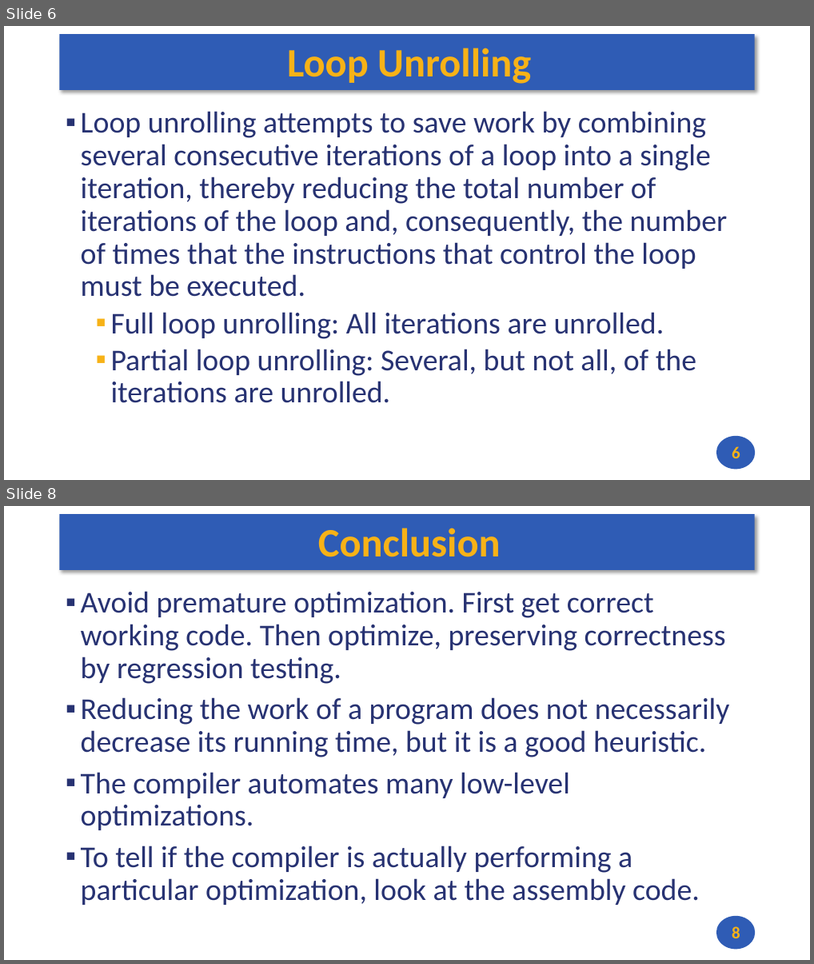
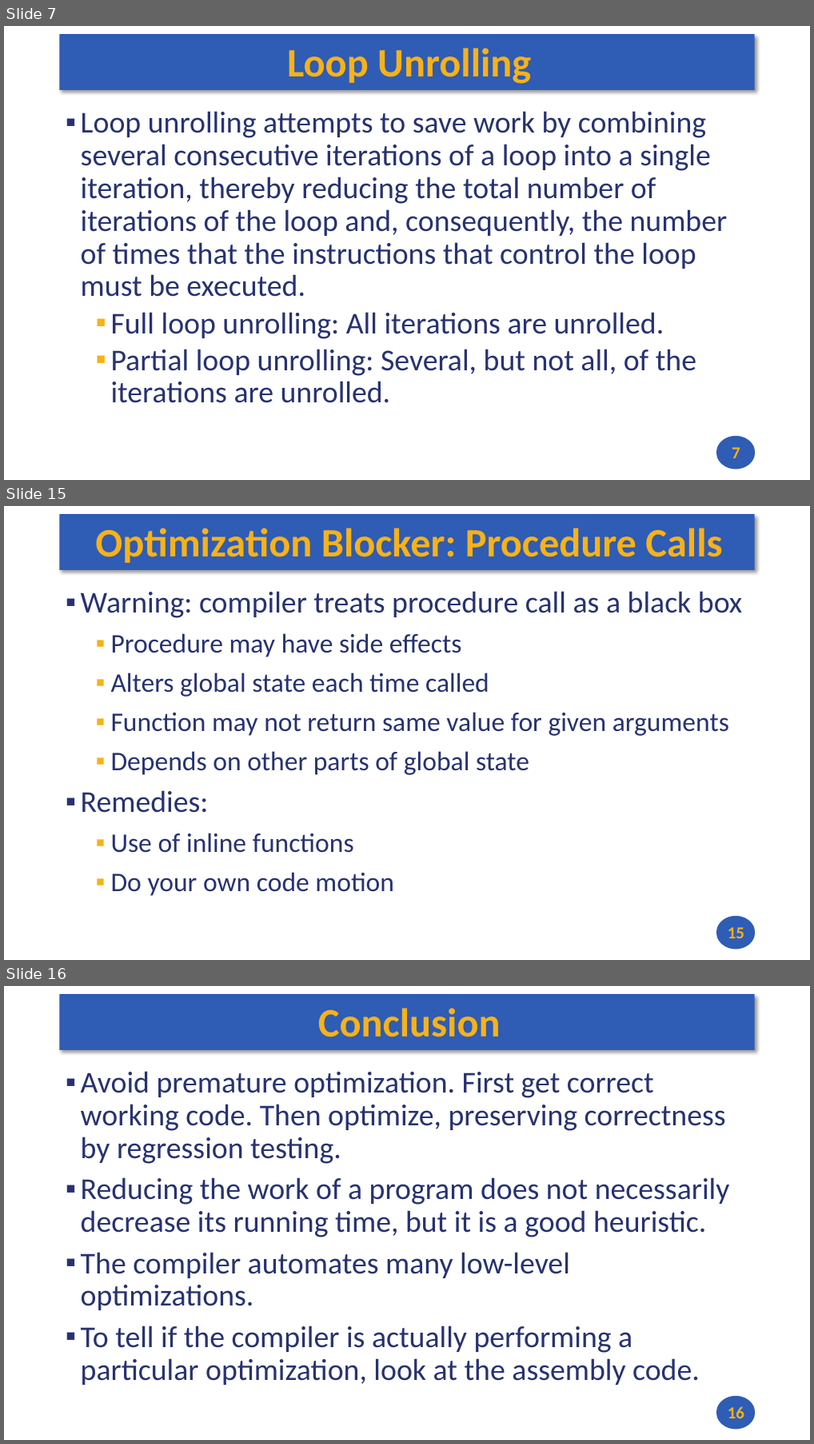
Before and after one commit to andrewt0301/hse-acos-course, a slide deck: docs/part1ca/15_Optimize/CA_Lecture_15.pptx. Shown one above the other, each under a label of ours: slides 6 and 8 before the commit, slides 7, 15 and 16 after it; the slides between them are not shown. The pictures are 814x964 and 814x1444 pixels, drawn with LibreOffice and Linux fonts; fonts in the diff are those of the drawing. Boxes give left, top, right and bottom in pixels: in the first picture for what was removed or moved away, otherwise in the second. Text is boxed around its words. In the diff, an @@ line names an element or a change of style, - is before the commit and + after.

```diff
--- a/docs/part1ca/15_Optimize/CA_Lecture_15.pptx
+++ b/docs/part1ca/15_Optimize/CA_Lecture_15.pptx
@@ slide 15 added at <box>4,506,810,960</box>, background #FFFFFF; not listed: 2 template elements that a slide beside it also shows @@
@@ title added at <box>95,528,722,563</box>, 48 pt, text #F7B217, bold @@
+Optimization Blocker: Procedure Calls
@@ text added at <box>81,591,742,896</box>, 32 pt, text #273272 @@
+▪ Warning: compiler treats procedure call as a black box
+  ▪ Procedure may have side effects
+  ▪ Alters global state each time called
+  ▪ Function may not return same value for given arguments
+  ▪ Depends on other parts of global state
+▪ Remedies:
+  ▪ Use of inline functions
+  ▪ Do your own code motion
@@ page number added at <box>728,927,745,938</box>, 20 pt, text #F7B217, bold @@
+15
@@ what was slide 6 is now slide 7 @@
@@ page number at <box>732,447,741,458</box>: text changed @@
-6
+7
@@ what was slide 8 is now slide 16 @@
@@ page number at <box>728,1406,745,1418</box>: text changed @@
-8
+16
```
Also in this commit, not shown: 1 slide changed, 8 other slides added, 1 slide removed, 2 other files.
